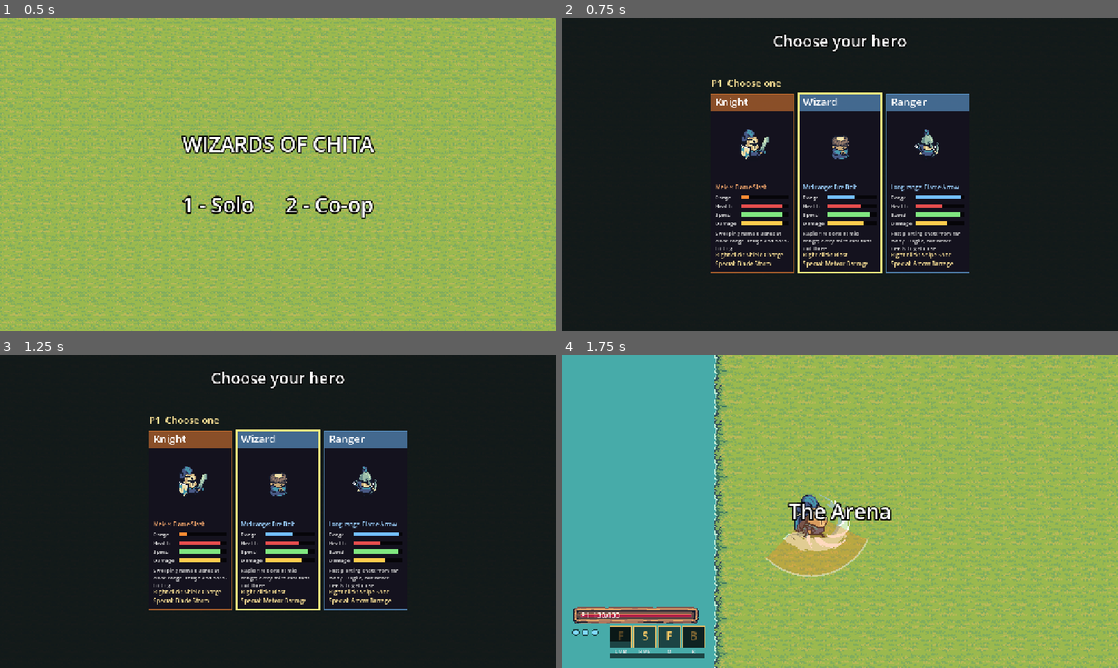
Above: before the commit, frames 1-4 (two rows, left to right).
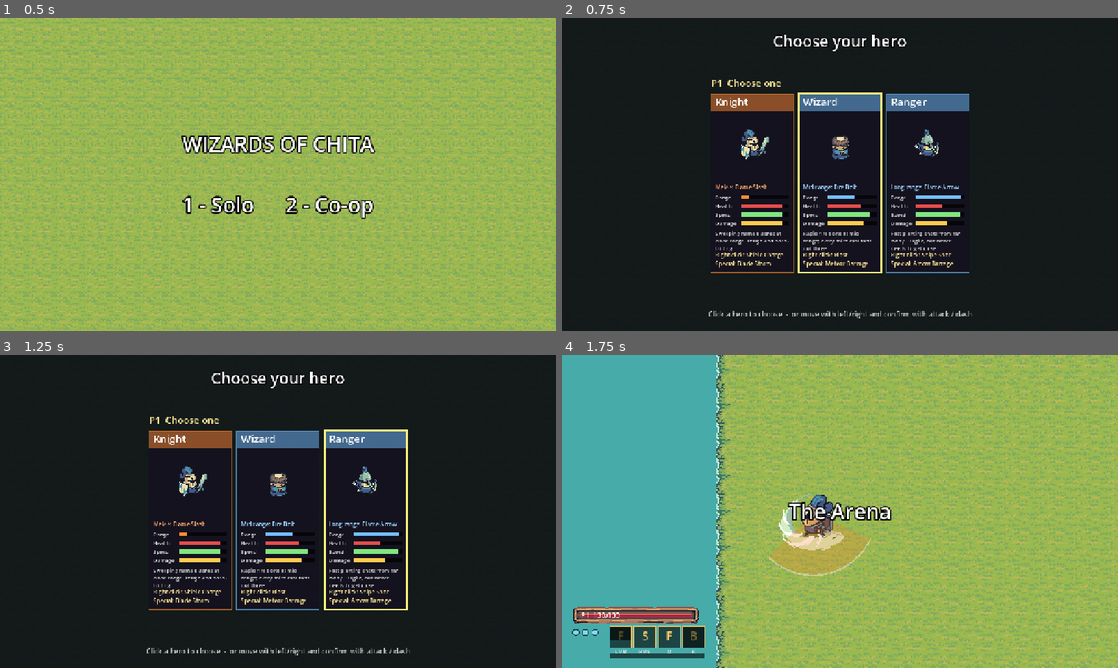
Above: after the commit, the same moments.

Repository: tintin117/Chita2D
Game: Godot game, scene res://scenes/main.tscn
Two runs of this game, one before a commit and one after it. Both use one fixed random seed, a clock stepped at 60 frames per second and the inputs below.
Inputs (mouse positions are in pixels of both pictures, inside the frame that each line leads up to):
- Up to frame 1 (0.5 s): no input
- Up to frame 2 (0.75 s): tap Enter (ui_accept) at 0.5 s; move the mouse to (962, 158) at 0.52 s; tap 1 at 0.6 s; click (962, 158) at 0.67 s
- Up to frame 3 (1.25 s): tap Enter (ui_accept) at 0.77, 1.07 s; tap 2 at 0.8 s
- Up to frame 4 (1.75 s): tap A at 1.25 s; drag from (728, 527) to (812, 574) at 1.27 s

Frame 1 is identical in both runs. In frame 2, 0.4% of the frame differs, in the area x 26-74%, y 93-96%; in frame 3, 1.5%; in frame 4, 33%, in the area x 8-100%, y 0-100%.

Commit message:
Hero select: pick a hero with the mouse
Hovering a card highlights it and a left click chooses it for the
player whose card was clicked. Keyboard / gamepad selection still
works. The LMB basic-attack action no longer confirms the highlighted
card on click, so clicking another player's card cannot confirm the
wrong player. A hint line explains both ways to choose.

Co-Authored-By: Claude Sonnet 5.5 <noreply@anthropic.com>

Diff:
--- a/scenes/ui/hero_select.gd
+++ b/scenes/ui/hero_select.gd
@@ -26,6 +26,15 @@
 	head.set_anchors_and_offsets_preset(Control.PRESET_TOP_WIDE)
 	head.offset_top = 28
 	add_child(head)
+	var hint := Label.new()
+	hint.text = "Click a hero to choose  -  or move with left/right and confirm with attack / dash"
+	hint.add_theme_font_size_override("font_size", 16)
+	hint.add_theme_color_override("font_color", Color(0.75, 0.75, 0.75))
+	hint.horizontal_alignment = HORIZONTAL_ALIGNMENT_CENTER
+	hint.set_anchors_and_offsets_preset(Control.PRESET_BOTTOM_WIDE)
+	hint.offset_top = -50
+	hint.offset_bottom = -20
+	add_child(hint)
 	for i in player_count:
 		var pk := Picker.new()
 		pk.index = i
@@ -52,16 +61,48 @@
 	var _p := "p1_"
 	var _age := 0.0
 
+	var _last_mouse := Vector2(-1, -1)
+
 	func _ready() -> void:
 		_p = "p%d_" % (index + 1)
+
+	## Screen rect of hero card i (shared by drawing and mouse picking).
+	func _card(i: int) -> Rect2:
+		var n := Hero.all().size()
+		var w := n * HeroSelect.CARD.x + (n - 1) * HeroSelect.GAP
+		var cx := get_viewport_rect().size.x * (index + 0.5) / count
+		var top := (get_viewport_rect().size.y - HeroSelect.CARD.y) / 2.0 + 20.0
+		return Rect2(Vector2(cx - w / 2.0 + i * (HeroSelect.CARD.x + HeroSelect.GAP), top), HeroSelect.CARD)
+
+	func _input(event: InputEvent) -> void:
+		# Left click on a card picks that hero for this player.
+		if done or _age <= HeroSelect.INPUT_DELAY:
+			return
+		if event is InputEventMouseButton and event.pressed and event.button_index == MOUSE_BUTTON_LEFT:
+			for i in Hero.all().size():
+				if _card(i).has_point(event.position):
+					cursor = i
+					done = true
+					get_viewport().set_input_as_handled()
+					return
 
 	func _process(delta: float) -> void:
 		_age += delta
 		if not done and _age > HeroSelect.INPUT_DELAY:
+			# Hovering a card moves the highlight (only when the mouse actually moves, so keys still work).
+			var m := get_local_mouse_position()
+			if m != _last_mouse:
+				_last_mouse = m
+				for i in Hero.all().size():
+					if _card(i).has_point(m):
+						cursor = i
 			var d := int(Input.is_action_just_pressed(_p + "right")) - int(Input.is_action_just_pressed(_p + "left"))
 			if d != 0:
 				cursor = posmod(cursor + d, Hero.all().size())
-			if Input.is_action_just_pressed(_p + "basic") or Input.is_action_just_pressed(_p + "dash"):
+			# Left mouse is also the P1 basic action; clicks are handled in _input, so ignore it here.
+			var confirm := Input.is_action_just_pressed(_p + "dash") \
+				or (Input.is_action_just_pressed(_p + "basic") and not Input.is_mouse_button_pressed(MOUSE_BUTTON_LEFT))
+			if confirm:
 				done = true
 		queue_redraw()
 
@@ -76,7 +117,7 @@
 		draw_string(font, Vector2(cx - w / 2.0, top - 16), tag, HORIZONTAL_ALIGNMENT_LEFT, w, 22, Color(0.6, 1, 0.6) if done else Color(1, 0.9, 0.6))
 		for i in heroes.size():
 			var h := heroes[i]
-			var r := Rect2(Vector2(cx - w / 2.0 + i * (CARD.x + GAP), top), CARD)
+			var r := _card(i)
 			var sel := i == cursor
 			var accent := Color(1.0, 0.55, 0.2) if h.attack_type == "melee" else Color(0.45, 0.75, 1.0)
 			draw_rect(r, Color(0.08, 0.07, 0.12, 0.96))
